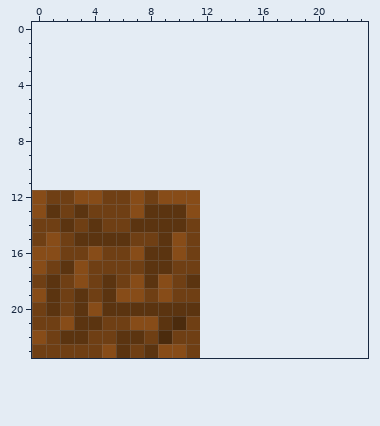
Two versions of one pixel-art sprite, res/Textures/Grasslands_Dirt.png. Above is the file before it was changed.
The file is 12x12 pixels. Colours within 5 levels of each other are drawn and written as one. The old version is drawn lined up with the new one, on the new canvas.
The same view after the edit:
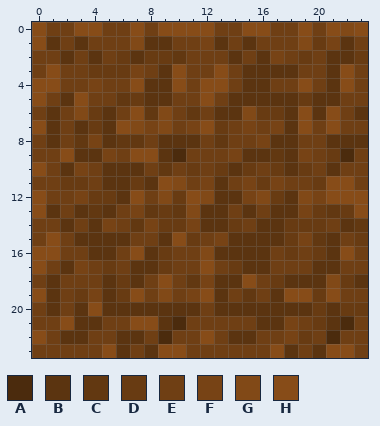
Palette (. is transparent): A #4b2b0d  B #5b3410  C #623811  D #683b12  E #6f3f14  F #774315  G #814917  H #874c18
Difference:
{"change": "canvas 12x12 -> 24x24, the old top-left corner now at 0,12"}
{"y":0,"x":0,"old":"........................","new":"HEEHHEEHEHHHHEEHHEEHEHGH"}
{"y":1,"x":0,"old":"........................","new":"HBEBEEEGBBEEFBEBEEEGDFBE"}
{"y":2,"x":0,"old":"........................","new":"EEBEBEDBDDCEEEBEBFEDEBBD"}
{"y":3,"x":0,"old":"........................","new":"EHEEDDDFEBHEEHEBBBBEEBHE"}
{"y":4,"x":0,"old":"........................","new":"HHEEFEEHBBHEHHEBBEEHEBHE"}
{"y":5,"x":0,"old":"........................","new":"HEBHEECDBBEEHEBBBBBDBBEE"}
{"y":6,"x":0,"old":"........................","new":"EBEGDBEHCGECEBBGDDBHBHEB"}
{"y":7,"x":0,"old":"........................","new":"HBEBDBHGFGEFHDEFEFBHEHEE"}
{"y":8,"x":0,"old":"........................","new":"EBECFBCCEBBBECEEFBBEEBBB"}
{"y":9,"x":0,"old":"........................","new":"EEHBBFEHHBAEEEFBBCBFEDAE"}
{"y":10,"x":0,"old":"........................","new":"HEBFEBBBECEDEDBDEDBDEBEE"}
{"y":11,"x":0,"old":"........................","new":"EEDDEBBDBHGEFBEFDFEEDHHE"}
{"y":12,"x":3,"old":"HHEE","new":"FDDB"}
{"y":12,"x":9,"old":"HH","new":"GD"}
{"y":12,"x":12,"old":"............","new":"GBBFGDBGFHHH"}
{"y":13,"x":4,"old":"EE","new":"CB"}
{"y":13,"x":7,"old":"HBBBH............","new":"FCDCGBBEBEBBFDCDH"}
{"y":14,"x":5,"old":"E","new":"F"}
{"y":14,"x":7,"old":"BBBBE............","new":"CFDDFBBDEBBDDDEBC"}
{"y":15,"x":11,"old":"E............","new":"DEFBBBBDFCBED"}
{"y":16,"x":4,"old":"HE","new":"BB"}
{"y":16,"x":9,"old":"BH","new":"DE"}
{"y":16,"x":12,"old":"............","new":"GBBBBEDEDBHE"}
{"y":17,"x":3,"old":"H","new":"F"}
{"y":17,"x":5,"old":"E","new":"D"}
{"y":17,"x":7,"old":"E","new":"B"}
{"y":17,"x":9,"old":"B","new":"D"}
{"y":17,"x":12,"old":"............","new":"HEDBBEEEBBEE"}
{"y":18,"x":3,"old":"H","new":"E"}
{"y":18,"x":6,"old":"EHB","new":"DBE"}
{"y":18,"x":11,"old":"B............","new":"CFBBHEDBBBGDB"}
{"y":19,"x":3,"old":"BE","new":"DF"}
{"y":19,"x":6,"old":"H","new":"D"}
{"y":19,"x":9,"old":"H","new":"G"}
{"y":19,"x":11,"old":"E............","new":"FHBECEBHHDHEE"}
{"y":20,"x":12,"old":"............","new":"EBBBBBBBDBDD"}
{"y":21,"x":12,"old":"............","new":"EEEEBBFEDBAE"}
{"y":22,"x":12,"old":"............","new":"HEBBEEFDEAEE"}
{"y":23,"x":12,"old":"............","new":"EEEEEHBEBHHE"}
{"label":"changed","picture_box":[32,22,368,358]}
